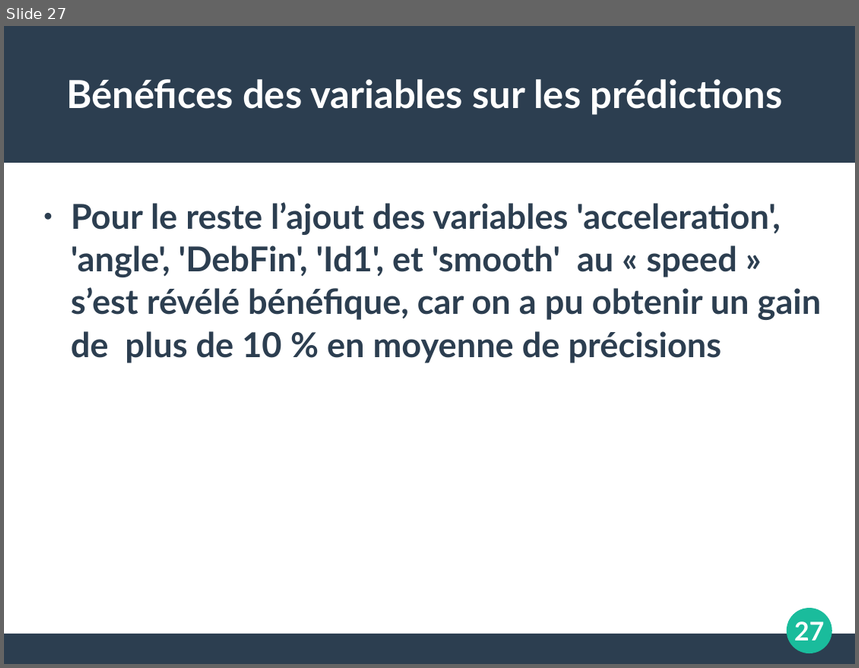
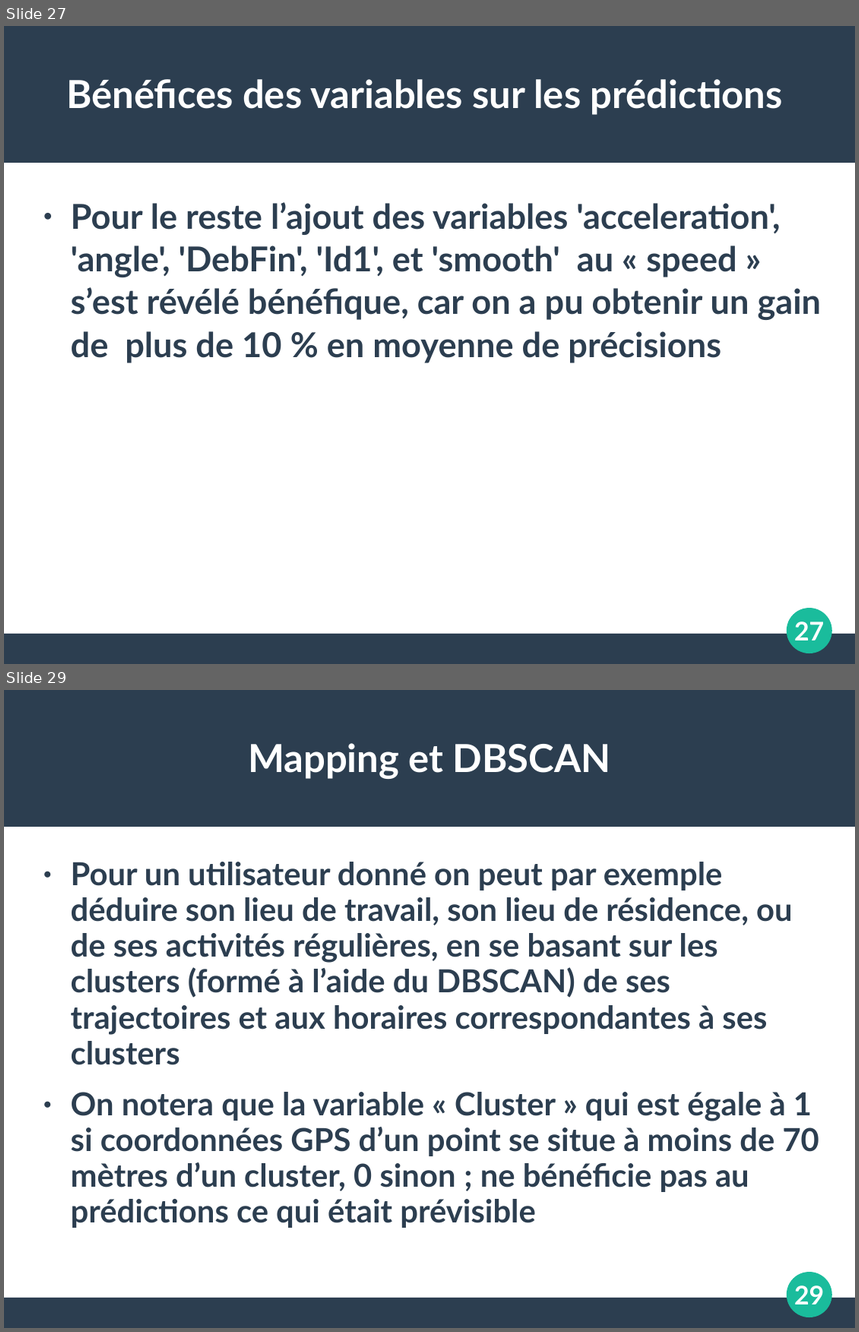
Before and after one commit to koper921/ProjetGps, a slide deck: Slide TER.ppt. Shown one above the other, each under a label of ours: slide 27 before the commit, slides 27 and 29 after it; the slides between them are not shown. The pictures are 859x668 and 859x1332 pixels, drawn with LibreOffice and Linux fonts; fonts in the diff are those of the drawing. Boxes give left, top, right and bottom in pixels: in the first picture for what was removed or moved away, otherwise in the second. Text is boxed around its words. In the diff, an @@ line names an element or a change of style, - is before the commit and + after.

```diff
--- a/Slide TER.ppt
+++ b/Slide TER.ppt
@@ slide 29 added at (4, 690, 855, 1328), background #FFFFFF; not listed: 3 template elements that a slide beside it also shows @@
@@ title added at (248, 743, 611, 779), 36 pt, text #FFFFFF, bold @@
+Mapping et DBSCAN
@@ text added at (71, 862, 819, 1228), 29.6 pt, text #2C3E50, bold @@
+● Pour un utilisateur donné on peut par exemple déduire son lieu de travail, son lieu de résidence, ou de ses activités régulières, en se basant sur les clusters (formé à l’aide du DBSCAN) de ses trajectoires et aux horaires correspondantes à ses clusters
+● On notera que la variable « Cluster » qui est égale à 1 si coordonnées GPS d’un point se situe à moins de 70 mètres d’un cluster, 0 sinon ; ne bénéficie pas au prédictions ce qui était prévisible
@@ page number added at (794, 1286, 824, 1305), 24 pt, text #FFFFFF, bold @@
+29
```
Also in this commit, not shown: 2 other slides added, 3 other files.
